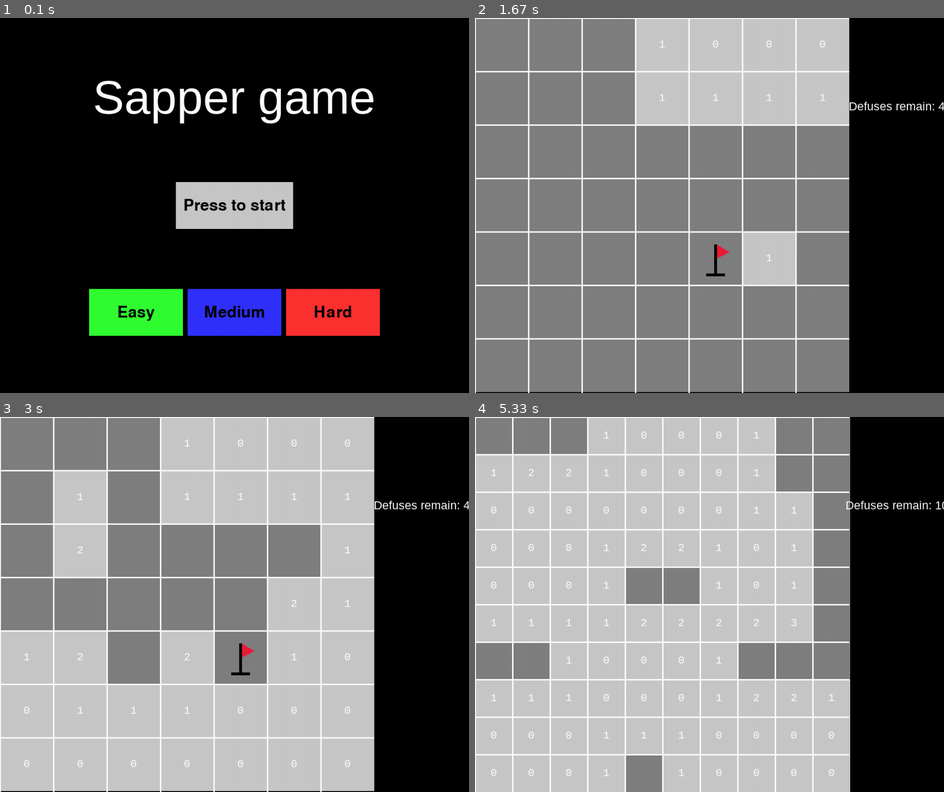
Above: before the commit, frames 1-4 (two rows, left to right).
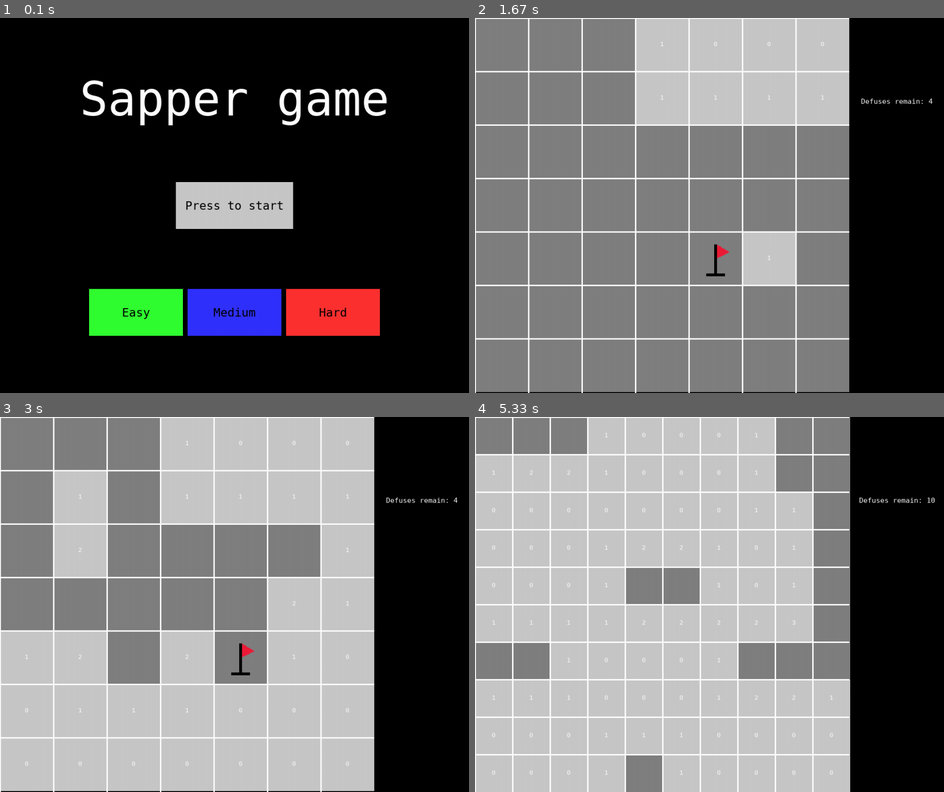
Above: after the commit, the same moments.

Repository: Ismaxis/Pygame-Sapper
Game: pygame game, started from main.py
The game is run twice, just before and just after one commit, with the same random seed, the same clock (stepped at 60 frames per second) and the same inputs.
Inputs (mouse positions are in pixels of both pictures, inside the frame that each line leads up to):
- Up to frame 1 (0.1 s): no input
- Up to frame 2 (1.67 s): click "Easy" at 0.38 s; click "Press to start" at 0.72 s; click (765, 239) at 1.05 s; right-click (709, 250) at 1.38 s
- Up to frame 3 (3 s): click (356, 664) at 1.72 s; click (328, 574) at 2.05 s; click (56, 522) at 2.42 s; click (98, 533) at 2.88 s
- Up to frame 4 (5.33 s): click (728, 589) at 3.22 s; click (606, 537) at 3.55 s; click "Medium" at 3.88 s; click (662, 589) at 4.22 s; click (737, 709) at 4.55 s; click (601, 732) at 4.88 s; click (615, 660) at 5.22 s

The runs differ from the first frame. In frame 1, 3.8% of the frame differs, in the area x 17-83%, y 16-81%; in frame 2, 0.4%; in frame 3, 0.6%; in frame 4, 1.1%.

Commit message:
commit_from_console

Diff:
--- a/game.py
+++ b/game.py
@@ -7,7 +7,7 @@
 
 
 class Cage:
-    hint_font = pg.font.SysFont("consolas", 25)
+    hint_font = pg.font.SysFont("consolas", 15)
 
     close_color = (128, 128, 128)
     open_color = (200, 200, 200)
@@ -107,7 +107,7 @@
         self.end_banner_pos = (panel_size[0]/2, panel_size[1]/2)
         banner_pos = (panel_size[0]/2, panel_size[1]/5)
 
-        self.text_size = 25
+        self.text_size = 15
         self.defuse_banner = Banner(banner_pos, f"Defuses remain: {defuse_amount}",
                                     (255, 255, 255), self.text_size)
 
--- a/main.py
+++ b/main.py
@@ -75,6 +75,7 @@
 
                 sapper_game.update(x, y, event.button)
 
+        # Win
         if sapper_game.result != 0:
             game_view.update(WIN, WIN_SIZE, sapper_game.mine_field)
             sapper_game.panel.update(
--- a/menu.py
+++ b/menu.py
@@ -4,6 +4,7 @@
 
 class Start_menu:
     def __init__(self, win_size):
+        # Banner
         banner_pos = (win_size[0]/2, win_size[1]/14)
         banner_color = (255, 255, 255)
         banner_text = "Sapper game"
@@ -38,9 +39,6 @@
         self.high_dif_button = Button(
             high_dif_pos, dif_size, "Hard", high_dif_color)
 
-    def change_status(self, button, status):
-        button.status = status
-
     def select(self, cur_button):
         for button in self.buttons():
             button.selected = False
@@ -49,3 +47,7 @@
     def buttons(self):
         return (self.start_button, self.low_dif_button,
                 self.med_dif_button, self.high_dif_button)
+
+    @staticmethod
+    def change_status(button, status):
+        button.status = status
--- a/visual_components.py
+++ b/visual_components.py
@@ -5,7 +5,7 @@
     def __init__(self, pos, size, text, color):
         self.pos = pos
         self.size = size
-        self.font = pg.font.SysFont("comics", 50)
+        self.font = pg.font.SysFont("JetBrains Mono", 25)
         self.label = self.font.render(text, True, (0, 0, 0))
         self.color = color
         self.status = False
@@ -21,7 +21,7 @@
 class Banner:
     def __init__(self, pos, text, color, size):
         self.color = color
-        self.font = pg.font.SysFont("arial", size)
+        self.font = pg.font.SysFont("JetBrains Mono", size)
         self.label = self.font.render(text, True, color)
 
         self.pos = (pos[0] - self.label.get_width()/2,
